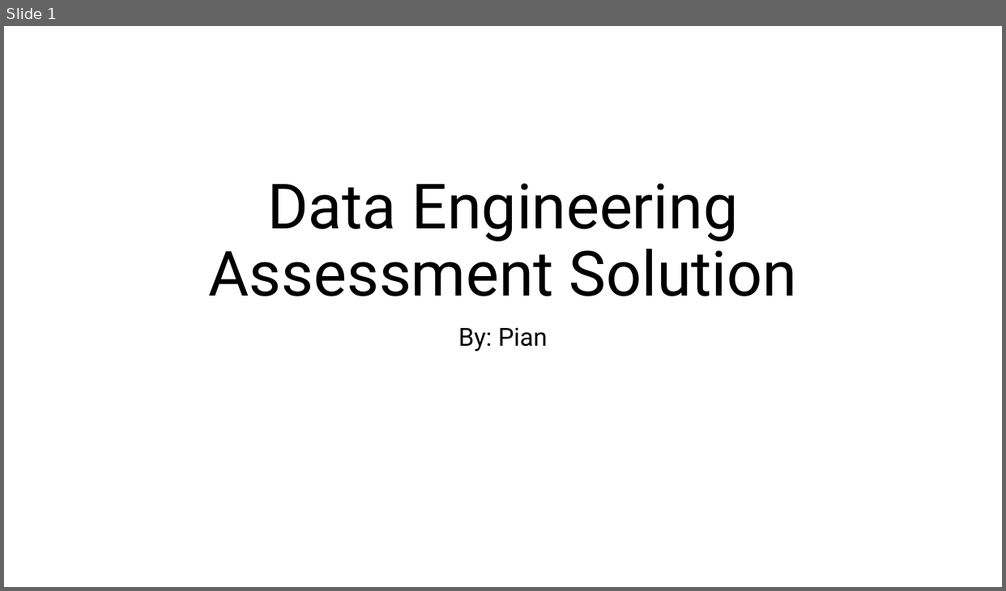
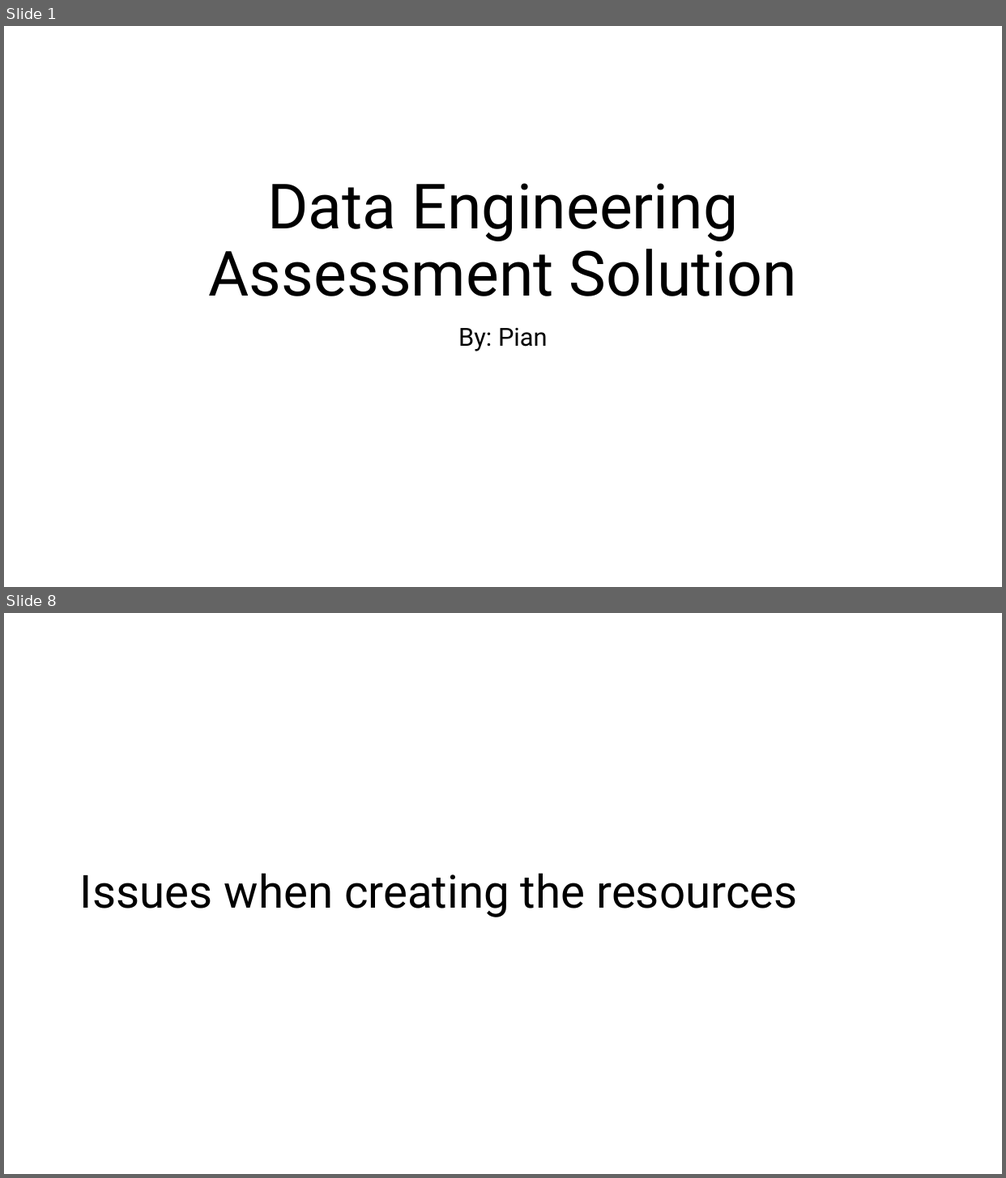
Before and after one commit to HiImPian/DEA_Rockfeather, a slide deck: DEA_solution.pptx. Shown one above the other, each under a label of ours: slide 1 before the commit, slides 1 and 8 after it; the slides between them are not shown. The pictures are 1006x591 and 1006x1178 pixels, drawn with LibreOffice and Linux fonts; fonts in the diff are those of the drawing. Boxes give left, top, right and bottom in pixels: in the first picture for what was removed or moved away, otherwise in the second. Text is boxed around its words. In the diff, an @@ line names an element or a change of style, - is before the commit and + after.

```diff
--- a/DEA_solution.pptx
+++ b/DEA_solution.pptx
@@ slide 8 added at [4,613,1002,1174], background #FFFFFF @@
@@ title added at [80,873,797,918], 44 pt, text #000000 @@
+Issues when creating the resources
```
Also in this commit, not shown: 3 slides changed, 4 other slides added, 1 slide removed, 1 other file.
